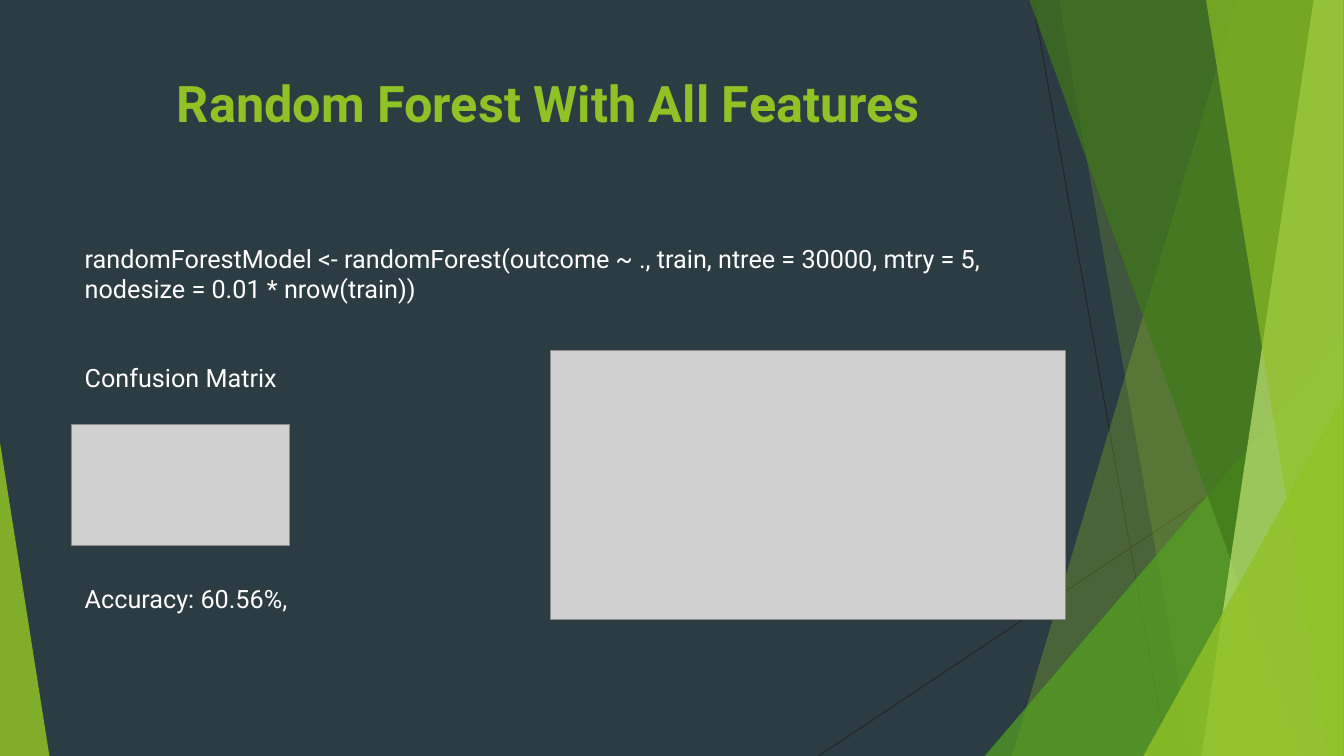
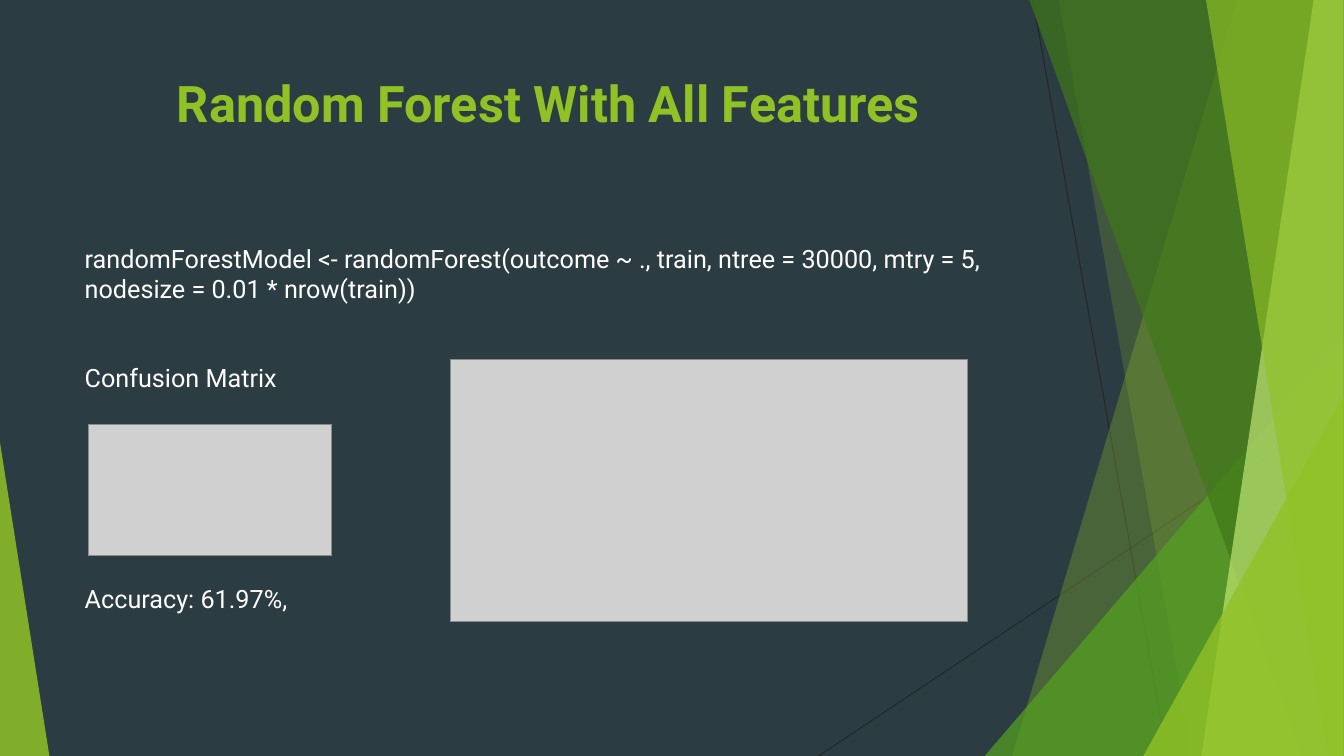
Before and after one commit to v1jaynarayanan/fifaworldcup2018, a slide deck: slide 14 of CrystalBallerz-WorldCup2018-Report.pptx. Drawn at 1344x756 pixels with LibreOffice and Linux fonts; fonts in the diff are those of the drawing; grey boxes stand for pictures; background and template pictures are left out. Boxes give left, top, right and bottom in pixels: in the first picture for what was removed or moved away, otherwise in the second. Text is boxed around its words. In the diff, an @@ line names an element or a change of style, - is before the commit and + after.

```diff
--- a/CrystalBallerz-WorldCup2018-Report.pptx
+++ b/CrystalBallerz-WorldCup2018-Report.pptx
@@ picture: place and size @@
-picture at box(551, 351, 1066, 620)
+picture at box(451, 359, 967, 621)
@@ picture: place and size @@
-picture at box(72, 424, 290, 546)
+picture at box(89, 424, 333, 557)
@@ text at box(85, 590, 288, 614): text changed @@
-Accuracy: 60.56%,
+Accuracy: 61.97%,
```
Also in this commit, not shown: 7 other slides changed, 2 other files.
